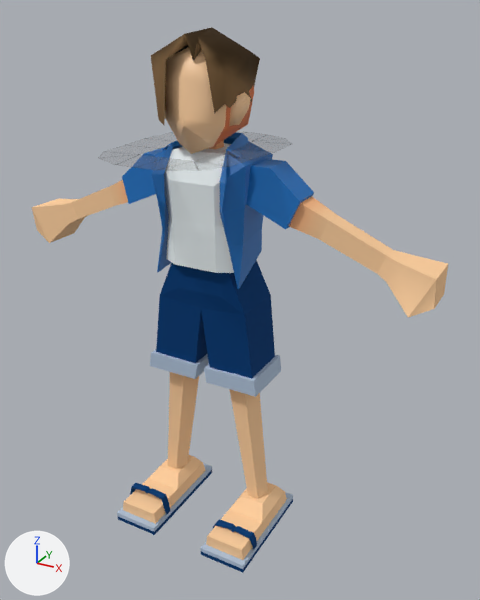
One commit to the Blender file Base Model/Male Base/Re4Lom Base Rig.blend: the scene before it, then after it.
Camera for both pictures: a camera (50 mm lens) standing at (1.139, -1.851, 1.839) and looking at (0.111, 0.019, 0.904). Every picture has the same lights, and +X, +Y and +Z are marked at lower left. The first picture is the older version.

Objects in the first picture: 'Cloth_Body', 'Cloth_Body.001', 'Cloth_Left_Arm', 'Hair.002', 'Head', 'Left_Foot', 'Left_Hand', 'Left_Legging', 'Lower_Left_Arm', 'Lower_Left_Leg', 'Lower_Right_Leg', 'Right_Foot', 'Right_Legging', 'Upper_Left_Leg', 'Upper_Right_Leg' and 12 more.
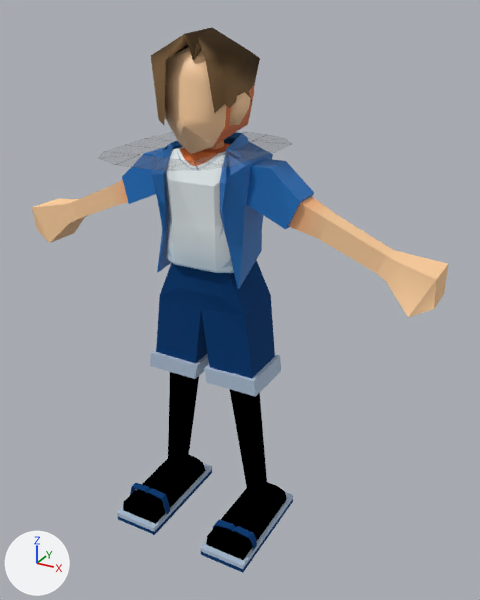
Pixel boxes (x1, y1, x2, y2) of what changed, in the pictures (480 x 600 px):
'Cloth_Body', surface changed
    both: (164, 143, 234, 273)
part 1 of me_body_male_016_003, surface changed (brown to black)
    both: (234, 412, 268, 499)
part 2 of me_body_male_016_004, surface changed (brown to black)
    both: (168, 393, 197, 469)
part 3 of me_body_male_016_010, surface changed (beige to black)
    both: (206, 482, 287, 560)
part 4 of me_body_male_016_011, surface changed (beige to black)
    both: (123, 455, 206, 524)
part 5 of me_body_male_016_012, surface changed (brown to black)
    both: (230, 389, 261, 418)
part 6 of me_body_male_016_013, surface changed (brown to black)
    both: (170, 372, 199, 398)

The change, as a diff of the scene's bpy script:
```diff
--- a/Base Model/Male Base/Re4Lom Base Rig.blend.py
+++ b/Base Model/Male Base/Re4Lom Base Rig.blend.py
@@ img_base_cloth_body_psd @@
+img_base_cloth_body_psd = load_image('Base_Cloth_Body.psd', '../Base Cloth-top/Base_Cloth_Body.png', 1024, 1024, 'sRGB')
@@ mat_base_cloth_body @@
 mat_base_cloth_body = principled_material('Base_Cloth_Body')
-mat_base_cloth_body.texture = img_base_cloth_body
+mat_base_cloth_body.texture = img_base_cloth_body_psd
 mat_base_cloth_body.roughness = 1.0
@@ me_body_male_016_003 @@
 me_body_male_016_003.from_pydata(...)  # 10 vertices, 7 faces; spans x 0.084..0.232, y -0.033..0.093, z 0.067..0.467
 # used by ob_lower_left_leg; location = (0.0, 0.0, 0.0)
+# me_body_male_016_003 part 1: texture (UV) coordinates of 7 of 7 faces, centred in x 0.128..0.204, y -0.025..0.058, z 0.067..0.467, changed; they spanned u 0.04..0.07, v 0.55..0.61 and now span u 0.23..0.25, v 0.55..0.59
 me_body_male_016_003.materials.append(mat_body_male_016)
@@ me_body_male_016_004 @@
 me_body_male_016_004.from_pydata(...)  # 10 vertices, 7 faces; spans x -0.232..-0.084, y -0.033..0.093, z 0.067..0.467
 # used by ob_lower_right_leg; location = (0.0, 0.0, 0.0)
+# me_body_male_016_004 part 2: texture (UV) coordinates of 7 of 7 faces, centred in x -0.204..-0.13, y -0.025..0.058, z 0.067..0.467, changed; they spanned u 0.04..0.07, v 0.55..0.61 and now span u 0.23..0.25, v 0.55..0.59
 me_body_male_016_004.materials.append(mat_body_male_016)
@@ me_body_male_016_010 @@
 me_body_male_016_010.from_pydata(...)  # 16 vertices, 14 faces; spans x 0.11..0.275, y -0.248..0.126, z -0.007..0.1
 # used by ob_left_foot; location = (0.0, 0.0, 0.0)
+# me_body_male_016_010 part 3: texture (UV) coordinates of 14 of 14 faces, centred in x 0.115..0.27, y -0.248..0.119, z -0.007..0.1, changed; they spanned u 0.03..0.07, v 0.51..0.54 and now span u 0.23..0.25, v 0.54..0.55
 me_body_male_016_010.materials.append(mat_body_male_016)
@@ me_body_male_016_011 @@
 me_body_male_016_011.from_pydata(...)  # 16 vertices, 14 faces; spans x -0.275..-0.11, y -0.248..0.126, z -0.007..0.1
 # used by ob_right_foot; location = (0.0, 0.0, 0.0)
+# me_body_male_016_011 part 4: texture (UV) coordinates of 14 of 14 faces, centred in x -0.27..-0.115, y -0.248..0.119, z -0.007..0.1, changed; they spanned u 0.03..0.07, v 0.51..0.54 and now span u 0.23..0.25, v 0.54..0.55
 me_body_male_016_011.materials.append(mat_body_male_016)
@@ me_body_male_016_012 @@
 me_body_male_016_012.from_pydata(...)  # 20 vertices, 14 faces; spans x 0.015..0.197, y -0.049..0.099, z 0.467..0.903
 # used by ob_upper_left_leg; location = (0.0, 0.0, 0.0)
+# me_body_male_016_012 part 5: texture (UV) coordinates of 7 of 14 faces, centred in x 0.074..0.171, y -0.041..0.059, z 0.467..0.784, changed; they spanned u 0.05..0.09, v 0.71..0.74 and now span u 0.23..0.25, v 0.59..0.67
 me_body_male_016_012.materials.append(mat_body_male_016)
@@ me_body_male_016_013 @@
 me_body_male_016_013.from_pydata(...)  # 20 vertices, 14 faces; spans x -0.197..-0.015, y -0.049..0.099, z 0.467..0.903
 # used by ob_upper_right_leg; location = (0.0, 0.0, 0.0)
+# me_body_male_016_013 part 6: texture (UV) coordinates of 7 of 14 faces, centred in x -0.171..-0.074, y -0.041..0.059, z 0.467..0.784, changed; they spanned u 0.05..0.09, v 0.71..0.74 and now span u 0.23..0.25, v 0.59..0.67
 me_body_male_016_013.materials.append(mat_body_male_016)
```
